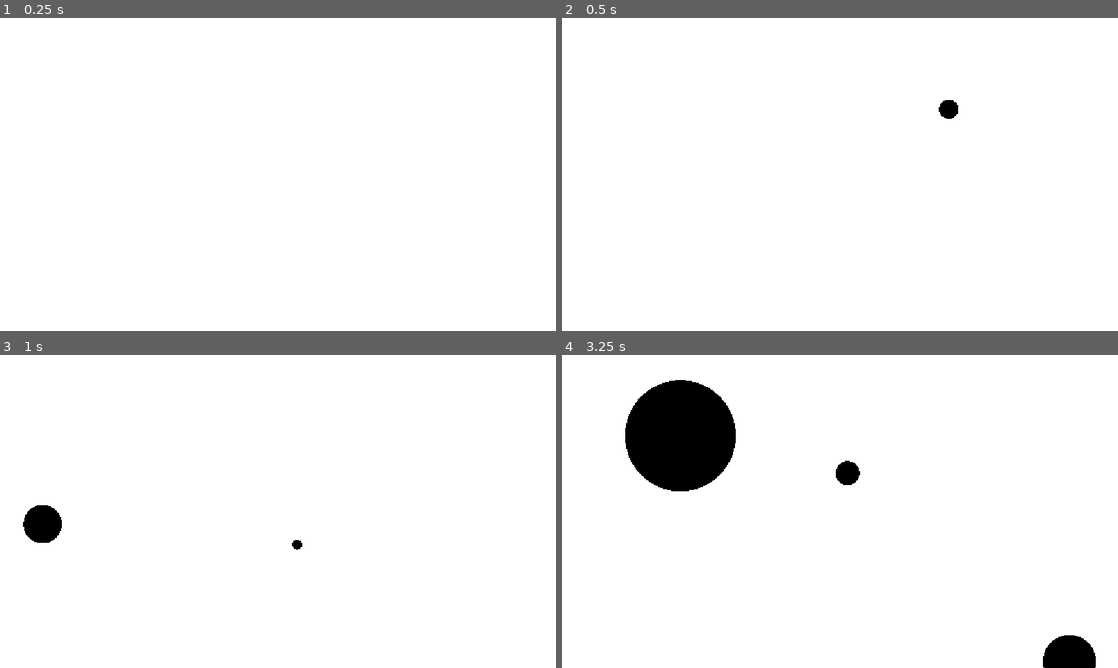
Above: before the commit, frames 1-4 (two rows, left to right).
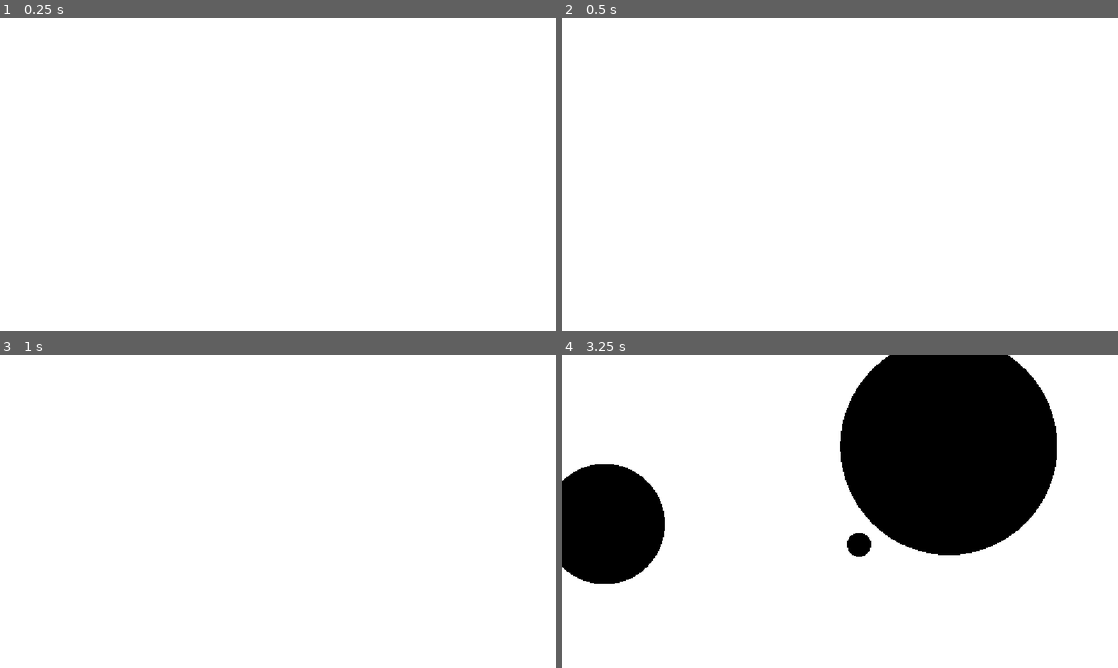
Above: after the commit, the same moments.

Repository: first-uninteresting-username/pointful-game
Game: Godot game, scene res://main.tscn
Same seed, same stepped clock (60 frames per second), same inputs: the game is played once before the commit and once after it.
Inputs (mouse positions are in pixels of both pictures, inside the frame that each line leads up to):
- Up to frame 1 (0.25 s): no input
- Up to frame 2 (0.5 s): no input
- Up to frame 3 (1 s): tap Enter at 0.5 s; move the mouse to (389, 445) at 0.52 s; hold Right from 0.53 s (still down); tap Alt at 0.6 s; click (389, 445) at 0.67 s
- Up to frame 4 (3.25 s): move the mouse to (606, 524) at 1.27 s; release Right at 1.28 s; hold Down 1.28-2.03 s; tap Shift at 1.35, 2.85 s; click (606, 524) at 1.42 s; move the mouse to (1067, 420) at 2.02 s; hold Right 2.03-2.78 s; tap Alt at 2.1 s; click (1067, 420) at 2.17 s; move the mouse to (589, 664) at 2.77 s; hold Up from 2.78 s (still down); click (589, 664) at 2.92 s

Frame 1 is identical in both runs. In frame 2, 0.2% of the frame differs, in the area x 67-72%, y 26-33%; in frame 3, 0.7%; in frame 4, 33%, in the area x 0-96%, y 0-100%.

Commit message:
feat: finish the scoring system

Diff:
--- a/main.gd
+++ b/main.gd
@@ -11,7 +11,7 @@
 func _process(delta: float) -> void:
 	time = time + delta
 	sec = sec + delta
-	if sec >= 0.3:
+	if sec > calculate_delay():
 		spawn_point()
 		sec = 0
 
@@ -30,6 +30,12 @@
 				)
 				a.remove_self()
 				b.remove_self()
+
+	print(score)
+
+func calculate_delay() -> float:
+	return min(1, 15/(time**1.3))
+
 
 func calculate_penalty(d: float) -> float:
 	d = d - 4 * MAX_DIS
